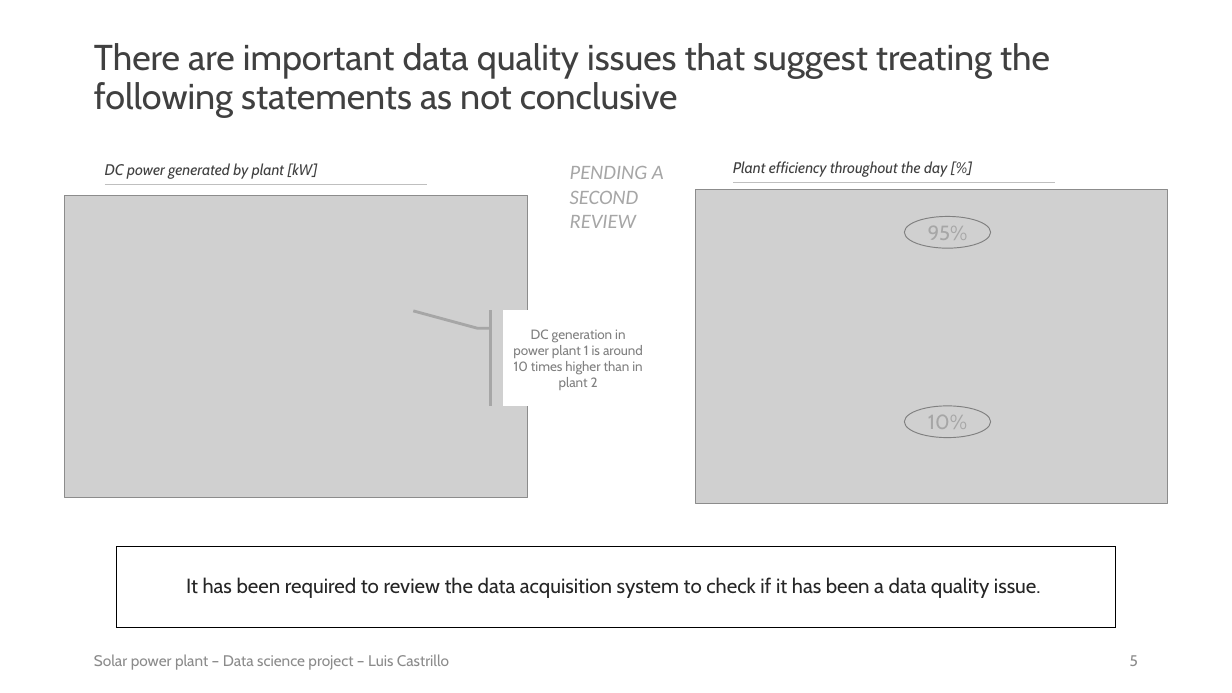
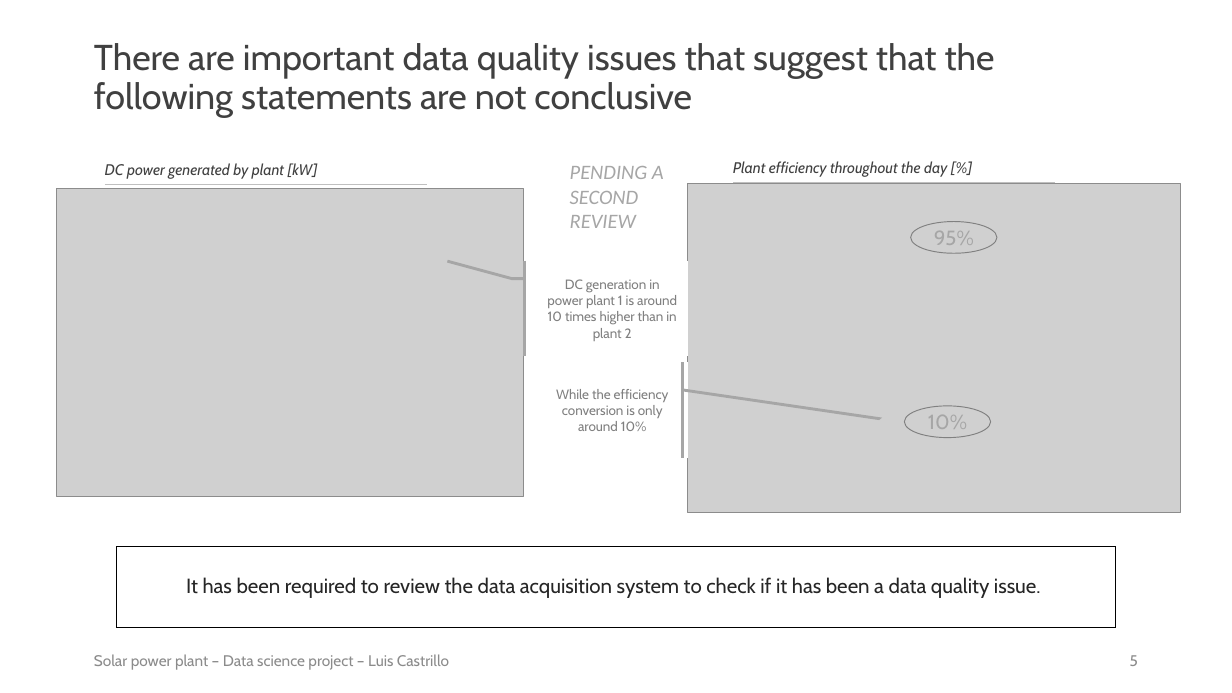
Before and after one commit to luis-cj/data-science-solar-power-plant, a slide deck: slide 5 of solar_power_plant_conclusions.pptx. Drawn at 1232x693 pixels with LibreOffice and Linux fonts; fonts in the diff are those of the drawing; grey boxes stand for pictures. Boxes give left, top, right and bottom in pixels: in the first picture for what was removed or moved away, otherwise in the second. Text is boxed around its words. In the diff, an @@ line names an element or a change of style, - is before the commit and + after.

```diff
--- a/solar_power_plant_conclusions.pptx
+++ b/solar_power_plant_conclusions.pptx
@@ title at (94,43,995,118): text changed @@
-There are important data quality issues that suggest treating the following statements as not conclusive
+There are important data quality issues that suggest that the following statements are not conclusive
@@ picture: place and size @@
-picture at (65,195,528,498)
+picture at (56,189,523,496)
@@ picture: place and size @@
-picture at (695,189,1167,503)
+picture at (688,184,1180,513)
@@ ellipse "95%": place and size @@
-ellipse "95%" at (905,216,991,248)
+ellipse "95%" at (911,222,997,253)
@@ accent callout "DC generation in power plant ...": place and size @@
-accent callout "DC generation in power plant ..." at (503,311,653,406)
+accent callout "DC generation in power plant ..." at (537,261,688,356)
@@ accent callout added at (537,362,688,457), fill #FFFFFF, outline #A6A6A6 2.25 pt, 10.5 pt, text #808080 @@
+While the efficiency conversion is only around 10%
```
Also in this commit, not shown: 5 other slides changed, 4 other files.
